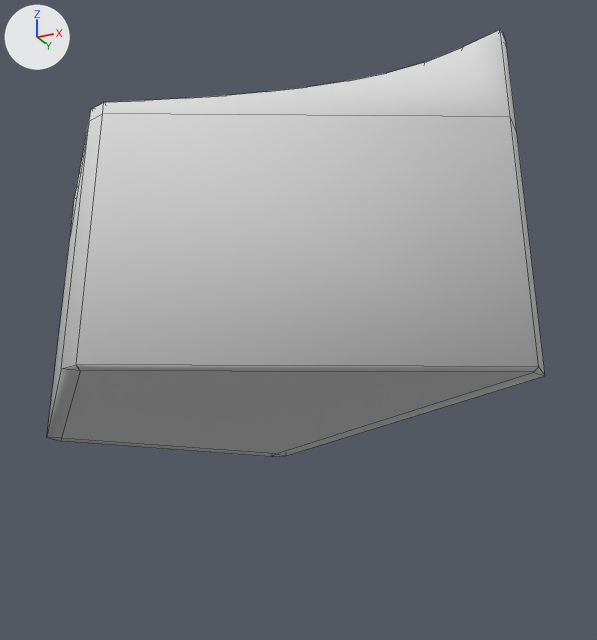
The Blender file Assets/Models/TriTower.blend as it was, and as the next commit left it.
One viewpoint serves both versions: a 50 mm lens placed at (3.72, -5.55, -2.79), pointed at (0.9, 0.11, -0.24). The axes (+X, +Y, +Z) are drawn at upper left. The lights are the same throughout. Mesh edges are drawn as thin lines.
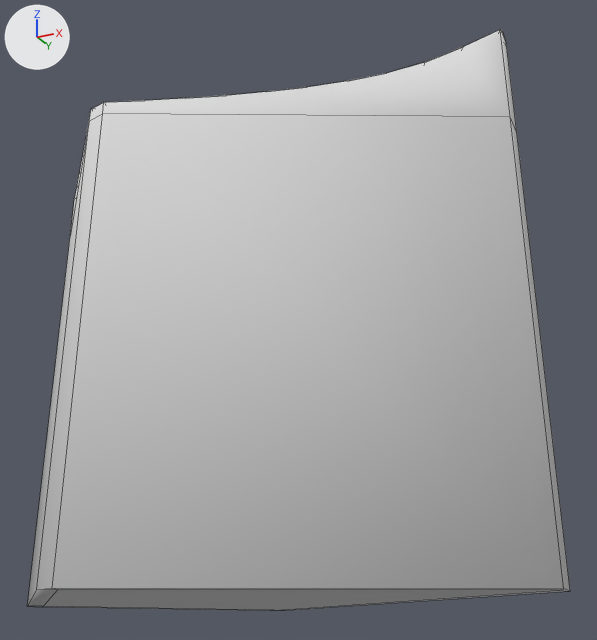
Pixel boxes [x1, y1, x2, y2] of what changed, in the pictures (597 x 640 px; the box of a moved part takes in the faces that stretch with it):
'Cube', reshaped (9% wider, 36% taller)
    before: [47, 30, 545, 457]
    after: [27, 30, 570, 610]
part 1 of me_cube, moved or reshaped
    before: [47, 198, 545, 457]
    after: [27, 198, 570, 610]

Patch to the scene script:
```diff
--- a/Assets/Models/TriTower.blend.py
+++ b/Assets/Models/TriTower.blend.py
@@ me_cube @@
 me_cube.from_pydata(...)  # 164 vertices, 142 faces, 4 loose edges; spans x -1.5..2.8, y -1.53..1.53, z -1.0..1.89
 # used by ob_cube; location = (0.0, 0.0, 0.0)
+# me_cube part 1: all 12 vertices in x -1.5..2.8, y -1.53..1.53, z -1.0 are moved by (0.0, 0.0, -1.42)
 me_cube.materials.append(mat_material)
```
